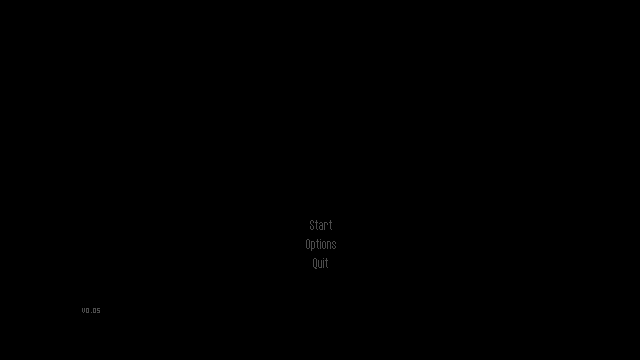
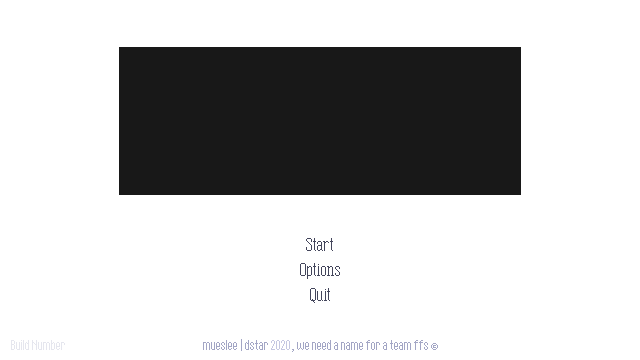
Before/after of a 640×360 layered artwork. What changed in the layer stack:
painted on "logo" over 119, 47, 521, 195
added layer "build" (20%) above "credits" over 11, 340, 65, 350
"credits": opacity 100% → 70%, painted on it over 203, 300, 438, 352
removed layer "version" over 82, 308, 100, 313
painted on "start_0" over 306, 220, 333, 251
painted on "options_0" over 300, 239, 340, 279
painted on "quit_0" over 310, 258, 330, 303
hid "bg_temp" over 0, 0, 640, 360
